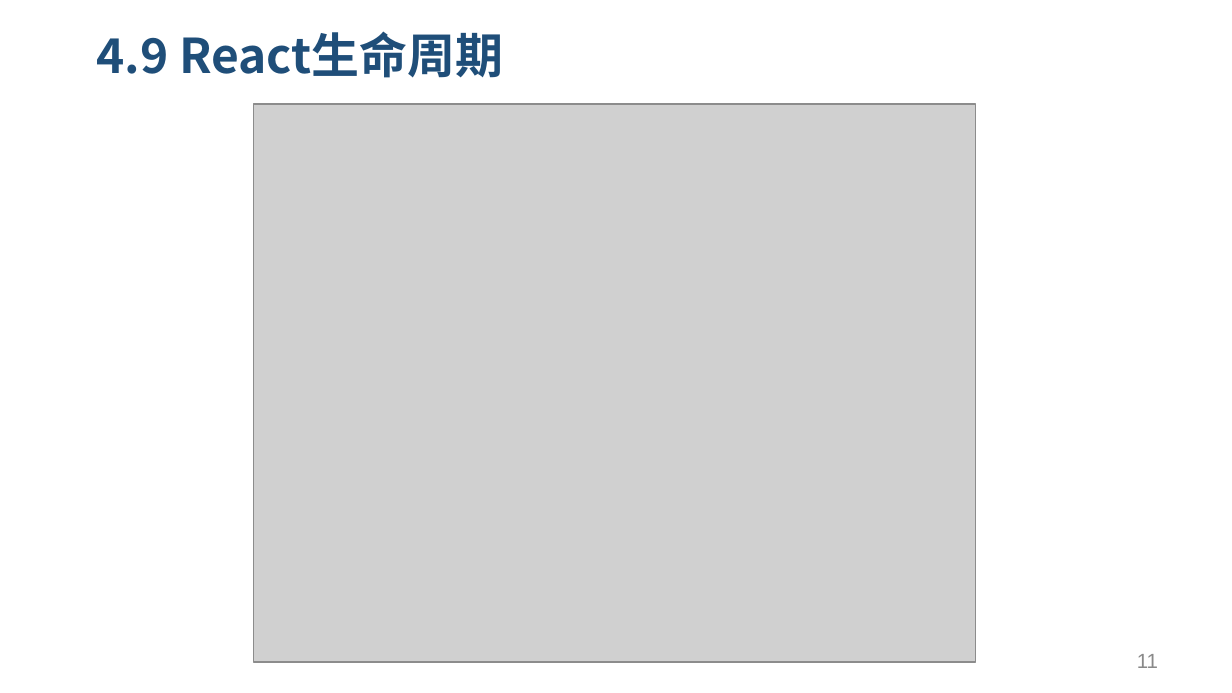
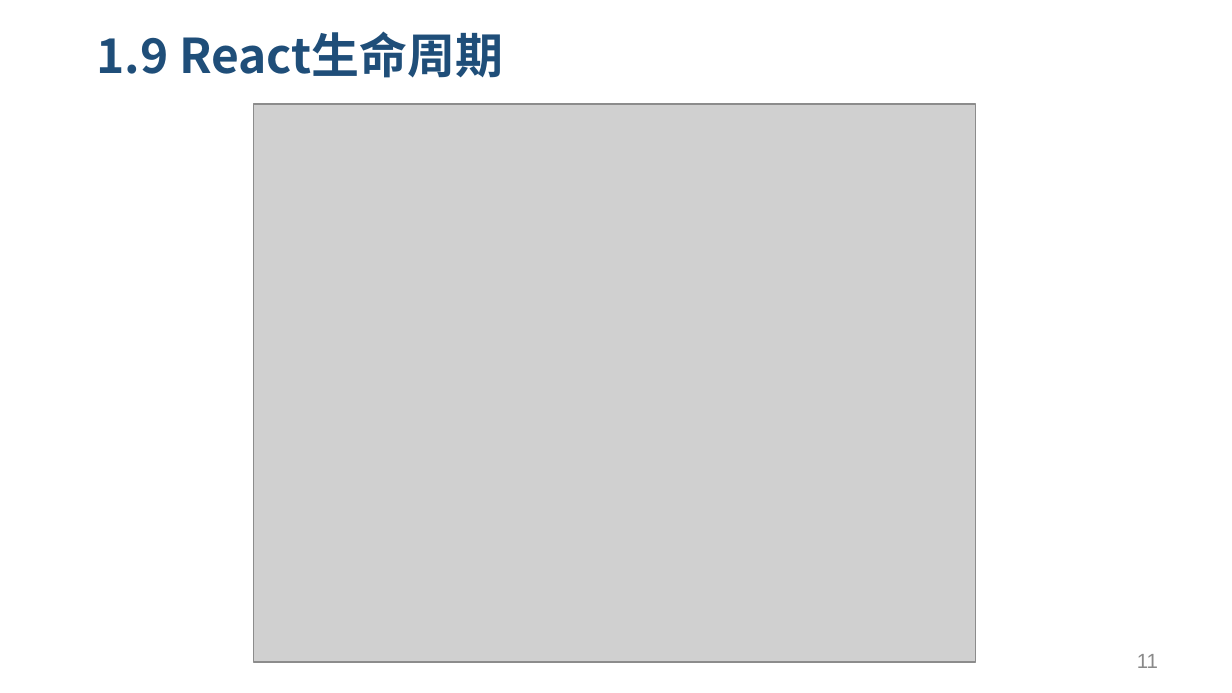
Before and after one commit to pookpal/simple-react-demo, a slide deck: slide 11 of React基本介绍.pptx. Drawn at 1232x693 pixels with LibreOffice and Linux fonts; fonts in the diff are those of the drawing; grey boxes stand for pictures. Boxes give left, top, right and bottom in pixels: in the first picture for what was removed or moved away, otherwise in the second. Text is boxed around its words. In the diff, an @@ line names an element or a change of style, - is before the commit and + after.

Commit message:
add ppt

```diff
--- a/React基本介绍.pptx
+++ b/React基本介绍.pptx
@@ title at [96,31,503,78]: text changed @@
-4.9 React生命周期
+1.9 React生命周期
```
Also in this commit, not shown: 5 other slides changed, 11 other files.
